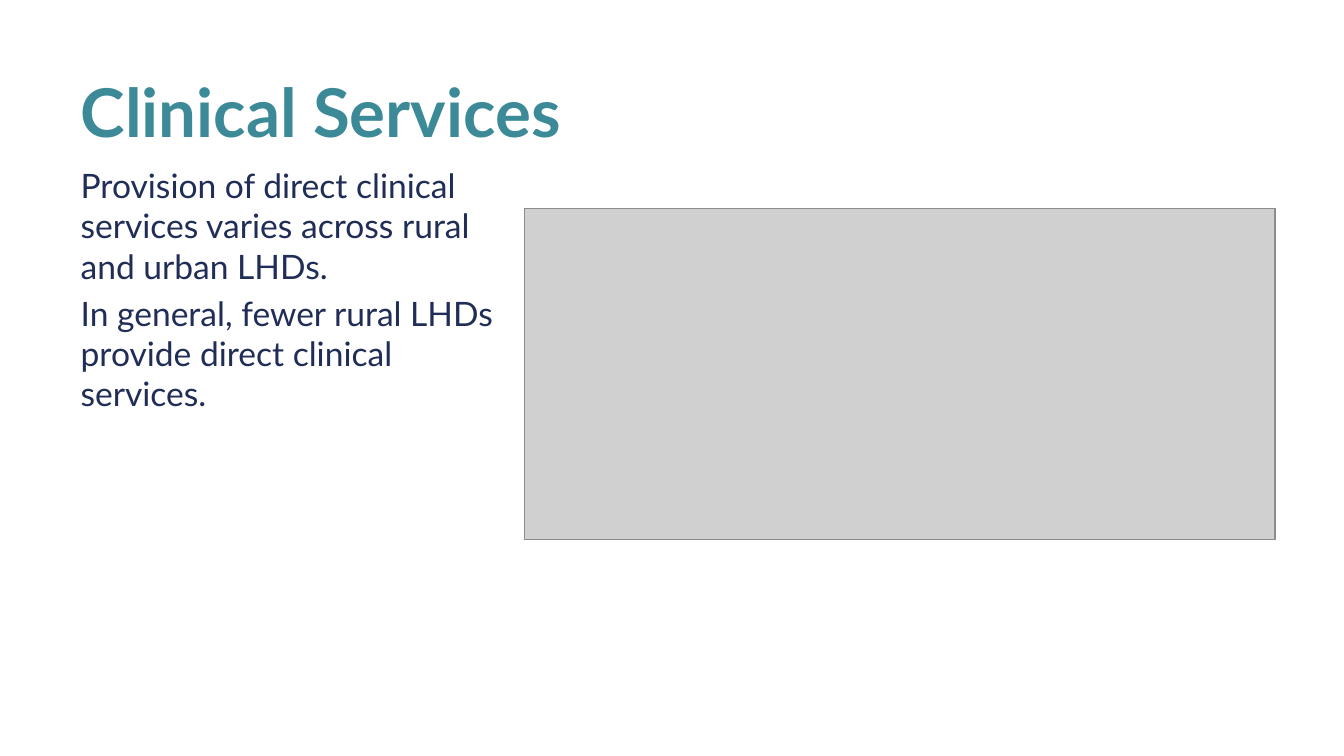
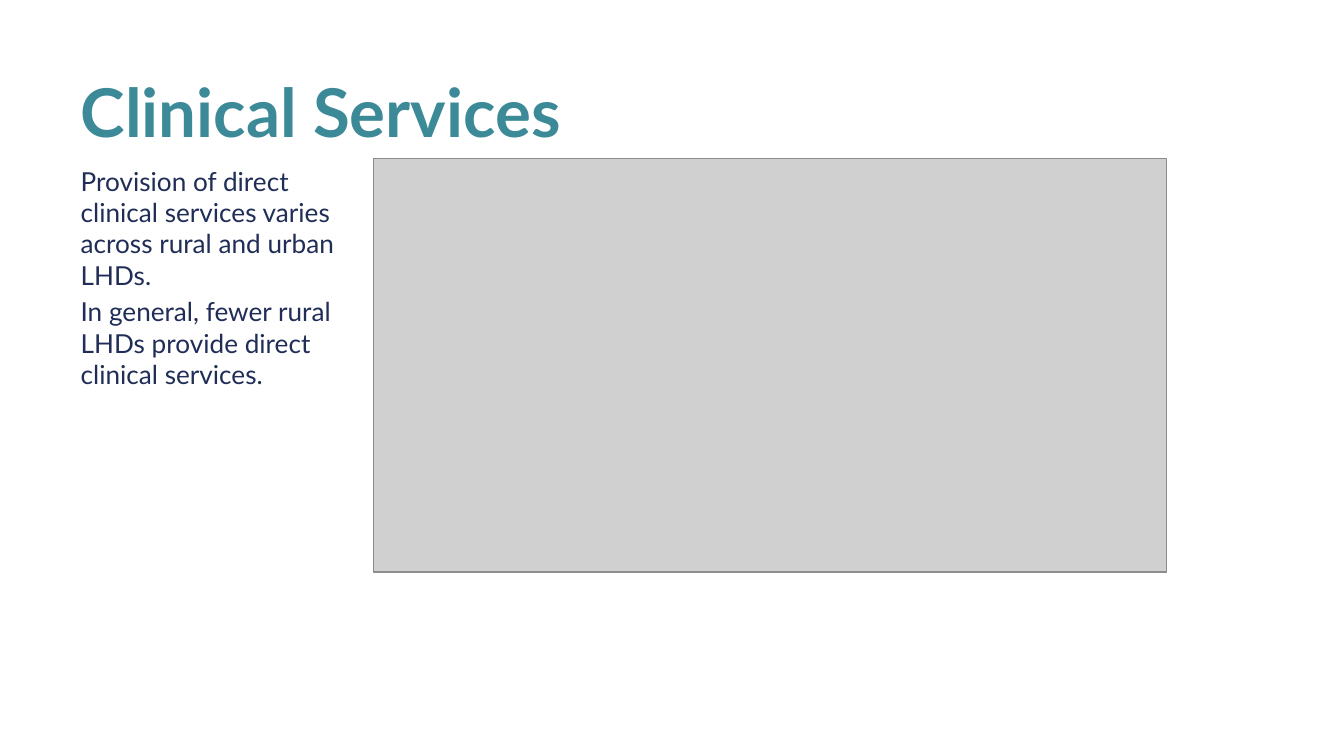
Before and after one commit to madocalder/nacchoProfile, a slide deck: slide 8 of inst/app/www/Profile2022KeyFindings.pptx. Drawn at 1344x756 pixels with LibreOffice and Linux fonts; fonts in the diff are those of the drawing; grey boxes stand for pictures; background and template pictures are left out. Boxes give left, top, right and bottom in pixels: in the first picture for what was removed or moved away, otherwise in the second. Text is boxed around its words. In the diff, an @@ line names an element or a change of style, - is before the commit and + after.

```diff
--- a/inst/app/www/Profile2022KeyFindings.pptx
+++ b/inst/app/www/Profile2022KeyFindings.pptx
@@ text "Provision of direct clinical services ..." at (81, 171, 334, 385): size 18 to 14 pt @@
@@ picture: place and size @@
-picture at (524, 208, 1274, 539)
+picture at (374, 159, 1167, 573)
```
Also in this commit, not shown: 7 other slides changed, 37 other files.
